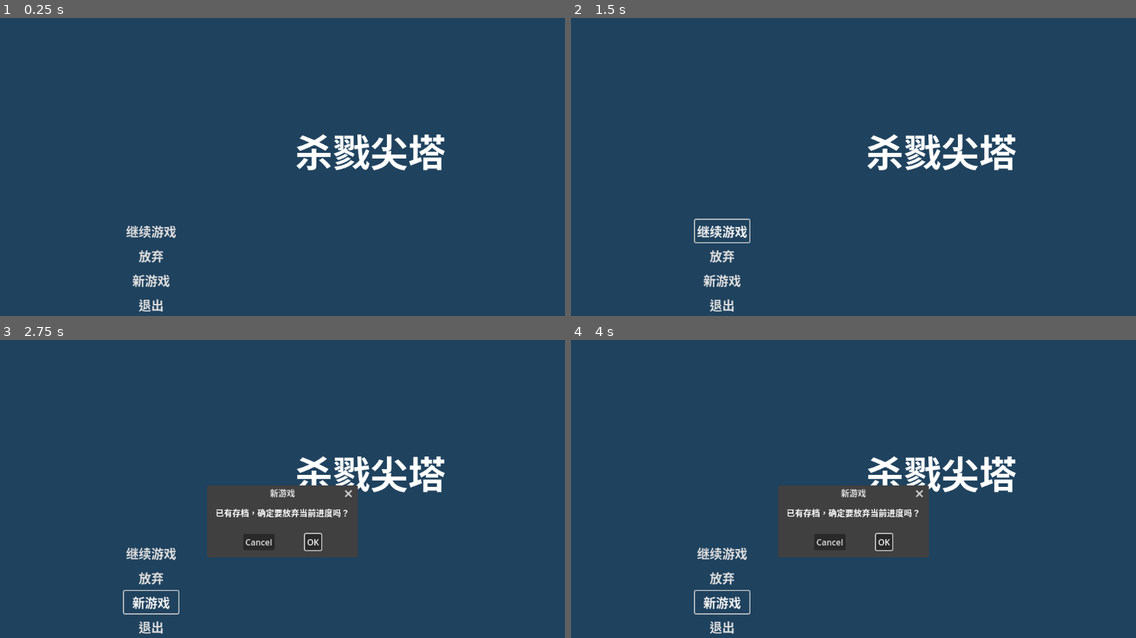
Above: before the commit, frames 1-4 (two rows, left to right).
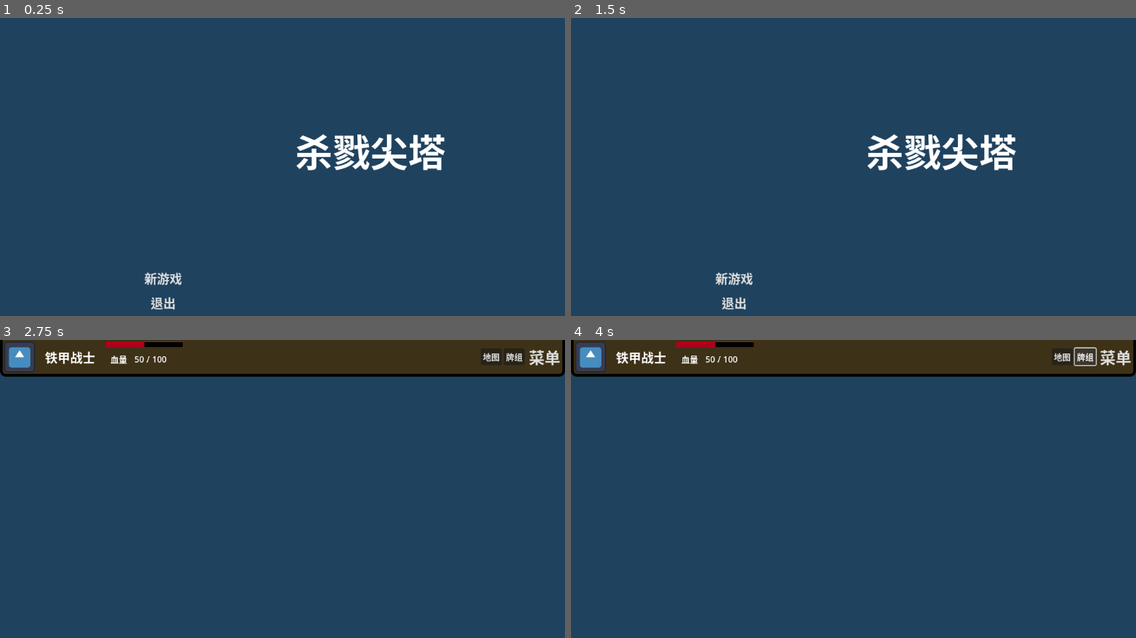
Above: after the commit, the same moments.

Repository: ColorSong97/Slay-the-Spire-1
Game: Godot game, scene res://Scene/main_menu.tscn
Same seed, same stepped clock (60 frames per second), same inputs: the game is played once before the commit and once after it. The engine's default icon, where the game draws it, is replaced by a stand-in: a white triangle on a blue panel in a dark square.
Inputs (mouse positions are in pixels of both pictures, inside the frame that each line leads up to):
- Up to frame 1 (0.25 s): no input
- Up to frame 2 (1.5 s): click (723, 229) at 0.5 s, where only the run before the commit has a clickable "继续游戏"; click (853, 220) at 1.25 s, where only the run before the commit has a clickable "OK"
- Up to frame 3 (2.75 s): click "新游戏" at 2 s
- Up to frame 4 (4 s): click (1062, 357) at 2.75 s, where only the run after the commit has a clickable "地图"; click (1085, 357) at 3.5 s, where only the run after the commit has a clickable "牌组"

The runs differ from the first frame. In frame 1, 0.8% of the frame differs, in the area x 22-33%, y 69-99%; in frame 2, 1.0%; in frame 3, 21%, in the area x 0-100%, y 0-99%; in frame 4, 21%.

Commit message:
日更新
时间：20260411午间

描述：
完成了从首页到游戏界面的跳转、主页的按钮交互逻辑。
基本完成了顶部菜单栏的交互，使用了信号作为输出端口。

正在：
1、正在编写gamedata类，包括mapData和CardResource。其中CardResource不明白怎么写。

缺少：
1、（问题不大）专门的提示弹窗
2、战斗系统，尤其是各种时点的触发。我想到用信号来关联buff、遗物、卡牌。
3、药水栏

Diff:
--- /dev/null
+++ b/杀戮尖塔尝试1/Scene/deck_scene.tscn
@@ -0,0 +1,3 @@
+[gd_scene format=3 uid="uid://4o31notwqh7i"]
+
+[node name="DeckScene" type="Node2D"]
--- /dev/null
+++ b/杀戮尖塔尝试1/Scene/game.gd
@@ -0,0 +1 @@
+extends Node
--- a/杀戮尖塔尝试1/Scene/game.tscn
+++ b/杀戮尖塔尝试1/Scene/game.tscn
@@ -1,9 +1,11 @@
-[gd_scene load_steps=3 format=3 uid="uid://b1oyasy63mgp2"]
+[gd_scene load_steps=4 format=3 uid="uid://b1oyasy63mgp2"]
 
 [ext_resource type="Script" path="res://Script/save_manager.gd" id="1_f0gbk"]
-[ext_resource type="Script" path="res://Scene/save_test_node.gd" id="2_ujx3i"]
+[ext_resource type="Script" path="res://Scene/game.gd" id="1_wlxme"]
+[ext_resource type="Script" path="res://Scene/test nodes/save_test_node.gd" id="2_ujx3i"]
 
 [node name="Game" type="Node"]
+script = ExtResource("1_wlxme")
 
 [node name="SaveManager" type="Node" parent="."]
 unique_name_in_owner = true
@@ -11,3 +13,4 @@
 
 [node name="SaveTestNode" type="Node" parent="."]
 script = ExtResource("2_ujx3i")
+available = false
--- a/杀戮尖塔尝试1/Scene/in_game_scene.tscn
+++ b/杀戮尖塔尝试1/Scene/in_game_scene.tscn
@@ -1,32 +1,6 @@
-[gd_scene load_steps=5 format=3 uid="uid://cymegrm2hc66y"]
+[gd_scene load_steps=2 format=3 uid="uid://cymegrm2hc66y"]
 
-[ext_resource type="Texture2D" uid="uid://dghmx6f2sennt" path="res://icon.svg" id="1_s05xt"]
-
-[sub_resource type="StyleBoxFlat" id="StyleBoxFlat_34a7a"]
-bg_color = Color(0.239216, 0.192157, 0.0901961, 1)
-border_width_left = 5
-border_width_right = 5
-border_width_bottom = 5
-border_color = Color(0, 0, 0, 1)
-corner_radius_bottom_right = 10
-corner_radius_bottom_left = 10
-
-[sub_resource type="StyleBoxFlat" id="StyleBoxFlat_2ji14"]
-bg_color = Color(0, 0, 0, 1)
-border_width_left = 1
-border_width_top = 1
-border_width_right = 1
-border_width_bottom = 1
-border_color = Color(0.532607, 0.197412, 0, 1)
-corner_radius_top_left = 3
-corner_radius_top_right = 3
-corner_radius_bottom_right = 3
-corner_radius_bottom_left = 3
-
-[sub_resource type="StyleBoxFlat" id="StyleBoxFlat_u3ixl"]
-bg_color = Color(0.68286, 0, 0.102713, 1)
-corner_radius_top_left = 3
-corner_radius_bottom_left = 3
+[ext_resource type="PackedScene" uid="uid://cadyfw4lttomr" path="res://Scene/statue_board.tscn" id="1_e7g82"]
 
 [node name="InGameScene" type="Node2D"]
 
@@ -37,110 +11,4 @@
 offset_bottom = 720.0
 color = Color(0.120787, 0.256975, 0.368695, 1)
 
-[node name="StatueBoard" type="PanelContainer" parent="."]
-offset_right = 1080.0
-offset_bottom = 70.0
-theme_override_styles/panel = SubResource("StyleBoxFlat_34a7a")
-
-[node name="VBoxContainer" type="HBoxContainer" parent="StatueBoard"]
-layout_mode = 2
-
-[node name="MarginContainer2" type="MarginContainer" parent="StatueBoard/VBoxContainer"]
-layout_mode = 2
-
-[node name="HBoxContainer" type="HBoxContainer" parent="StatueBoard/VBoxContainer/MarginContainer2"]
-layout_mode = 2
-
-[node name="MarginContainer" type="MarginContainer" parent="StatueBoard/VBoxContainer/MarginContainer2/HBoxContainer"]
-layout_mode = 2
-theme_override_constants/margin_left = 3
-theme_override_constants/margin_top = 3
-theme_override_constants/margin_right = 3
-theme_override_constants/margin_bottom = 3
-
-[node name="CharacterIcon" type="TextureRect" parent="StatueBoard/VBoxContainer/MarginContainer2/HBoxContainer/MarginContainer"]
-layout_mode = 2
-texture = ExtResource("1_s05xt")
-expand_mode = 2
-
-[node name="MarginContainer2" type="MarginContainer" parent="StatueBoard/VBoxContainer/MarginContainer2/HBoxContainer"]
-layout_mode = 2
-
-[node name="CenterContainer" type="CenterContainer" parent="StatueBoard/VBoxContainer/MarginContainer2/HBoxContainer/MarginContainer2"]
-custom_minimum_size = Vector2(120, 0)
-layout_mode = 2
-
-[node name="Label" type="Label" parent="StatueBoard/VBoxContainer/MarginContainer2/HBoxContainer/MarginContainer2/CenterContainer"]
-layout_mode = 2
-theme_override_font_sizes/font_size = 24
-text = "铁甲战士"
-
-[node name="MarginContainer3" type="MarginContainer" parent="StatueBoard/VBoxContainer/MarginContainer2/HBoxContainer"]
-layout_mode = 2
-
-[node name="VBoxContainer" type="VBoxContainer" parent="StatueBoard/VBoxContainer/MarginContainer2/HBoxContainer/MarginContainer3"]
-layout_mode = 2
-
-[node name="MarginContainer2" type="MarginContainer" parent="StatueBoard/VBoxContainer/MarginContainer2/HBoxContainer/MarginContainer3/VBoxContainer"]
-layout_mode = 2
-theme_override_constants/margin_left = 3
-theme_override_constants/margin_top = 3
-theme_override_constants/margin_right = 3
-theme_override_constants/margin_bottom = 3
-
-[node name="ProgressBar" type="ProgressBar" parent="StatueBoard/VBoxContainer/MarginContainer2/HBoxContainer/MarginContainer3/VBoxContainer/MarginContainer2"]
-custom_minimum_size = Vector2(150, 12)
-layout_mode = 2
-theme_override_styles/background = SubResource("StyleBoxFlat_2ji14")
-theme_override_styles/fill = SubResource("StyleBoxFlat_u3ixl")
-step = 1.0
-value = 50.0
-rounded = true
-show_percentage = false
-
-[node name="MarginContainer" type="MarginContainer" parent="StatueBoard/VBoxContainer/MarginContainer2/HBoxContainer/MarginContainer3/VBoxContainer"]
-layout_mode = 2
-theme_override_constants/margin_left = 3
-theme_override_constants/margin_top = 3
-theme_override_constants/margin_right = 3
-theme_override_constants/margin_bottom = 3
-
-[node name="HBoxContainer" type="HBoxContainer" parent="StatueBoard/VBoxContainer/MarginContainer2/HBoxContainer/MarginContainer3/VBoxContainer/MarginContainer"]
-layout_mode = 2
-
-[node name="MarginContainer" type="MarginContainer" parent="StatueBoard/VBoxContainer/MarginContainer2/HBoxContainer/MarginContainer3/VBoxContainer/MarginContainer/HBoxContainer"]
-layout_mode = 2
-theme_override_constants/margin_left = 10
-theme_override_constants/margin_right = 5
-
-[node name="Label" type="Label" parent="StatueBoard/VBoxContainer/MarginContainer2/HBoxContainer/MarginContainer3/VBoxContainer/MarginContainer/HBoxContainer/MarginContainer"]
-layout_mode = 2
-text = "血量"
-
-[node name="MarginContainer2" type="MarginContainer" parent="StatueBoard/VBoxContainer/MarginContainer2/HBoxContainer/MarginContainer3/VBoxContainer/MarginContainer/HBoxContainer"]
-layout_mode = 2
-theme_override_constants/margin_left = 5
-
-[node name="HBoxContainer" type="HBoxContainer" parent="StatueBoard/VBoxContainer/MarginContainer2/HBoxContainer/MarginContainer3/VBoxContainer/MarginContainer/HBoxContainer/MarginContainer2"]
-layout_mode = 2
-
-[node name="Label" type="Label" parent="StatueBoard/VBoxContainer/MarginContainer2/HBoxContainer/MarginContainer3/VBoxContainer/MarginContainer/HBoxContainer/MarginContainer2/HBoxContainer"]
-layout_mode = 2
-text = "50"
-
-[node name="Label2" type="Label" parent="StatueBoard/VBoxContainer/MarginContainer2/HBoxContainer/MarginContainer3/VBoxContainer/MarginContainer/HBoxContainer/MarginContainer2/HBoxContainer"]
-layout_mode = 2
-text = "/"
-
-[node name="Label3" type="Label" parent="StatueBoard/VBoxContainer/MarginContainer2/HBoxContainer/MarginContainer3/VBoxContainer/MarginContainer/HBoxContainer/MarginContainer2/HBoxContainer"]
-layout_mode = 2
-text = "100"
-
-[node name="MarginContainer" type="MarginContainer" parent="StatueBoard/VBoxContainer"]
-layout_mode = 2
-
-[node name="MenuButton" type="Button" parent="StatueBoard/VBoxContainer/MarginContainer"]
-layout_mode = 2
-theme_override_font_sizes/font_size = 30
-text = "菜单"
-flat = true
+[node name="StatueBoard" parent="." instance=ExtResource("1_e7g82")]
--- a/杀戮尖塔尝试1/Scene/main_menu.gd
+++ b/杀戮尖塔尝试1/Scene/main_menu.gd
@@ -5,24 +5,31 @@
 @onready var newgame_button: Button = $Buttons/VBoxContainer/NewgameButton
 @onready var exit_button: Button = $Buttons/VBoxContainer/ExitButton
 
-@onready var save_manager: Node = %SaveManager
+@onready var save_manager: Node
 
 
 
 func _ready() -> void:
 	save_manager = get_node("/root/Game/SaveManager")
 	await save_manager.ready
+	update_visible()
+	pass
+
+func _process(delta: float) -> void:
+	update_visible()
+
+func update_visible() -> void:
 	continue_button.visible = save_manager.has_save_file()
 	giveup_button.visible = save_manager.has_save_file()
-	pass
+
 
 
 #region Button Signals
 
 func _on_continue_button_pressed() -> void:
-	if save_manager.load_game():
+	if save_manager.load_game() == 0:
 		# 加载成功后切换到游戏场景，游戏场景会从 SaveManager.game_data 恢复状态
-		get_tree().change_scene_to_file("res://scenes/in_game_scene.tscn")
+		get_tree().change_scene_to_file("res://Scene/in_game_scene.tscn")
 	else:
 		# 加载失败提示
 		var err_dialog = AcceptDialog.new()
@@ -66,7 +73,7 @@
 	# 重置全局游戏数据（例如通过 Autoload 的 GameState）
 	#GameState.reset_to_default()       # 稍后实现
 	# 切换到游戏场景
-	get_tree().change_scene_to_file("res://scenes/in_game_scene.tscn")
+	get_tree().change_scene_to_file("res://Scene/in_game_scene.tscn")
 
 
 func _on_exit_button_pressed() -> void:
--- a/杀戮尖塔尝试1/Scene/main_menu.tscn
+++ b/杀戮尖塔尝试1/Scene/main_menu.tscn
@@ -23,11 +23,17 @@
 text = "杀戮尖塔"
 
 [node name="Buttons" type="Node2D" parent="."]
-position = Vector2(237, 386)
+position = Vector2(237, 566)
 
 [node name="VBoxContainer" type="VBoxContainer" parent="Buttons"]
-offset_right = 40.0
-offset_bottom = 40.0
+custom_minimum_size = Vector2(150, 180)
+anchors_preset = 2
+anchor_top = 1.0
+anchor_bottom = 1.0
+offset_top = -180.0
+offset_right = 150.0
+grow_vertical = 0
+alignment = 2
 
 [node name="ContinueButton" type="Button" parent="Buttons/VBoxContainer"]
 layout_mode = 2
--- /dev/null
+++ b/杀戮尖塔尝试1/Scene/map_scene.tscn
@@ -0,0 +1,3 @@
+[gd_scene format=3 uid="uid://b66p2t64nxf2g"]
+
+[node name="MapScene" type="Node2D"]
--- /dev/null
+++ b/杀戮尖塔尝试1/Scene/statue_board.gd
@@ -0,0 +1,59 @@
+extends PanelContainer
+class_name StatueBoard
+
+signal pause_start
+signal check_map_pressed
+signal check_deck_pressed
+
+signal potion_1_selected
+signal potion_2_selected
+signal potion_3_selected
+
+
+@onready var character_icon: TextureRect = $VBoxContainer/MarginContainer2/HBoxContainer/MarginContainer/CharacterIcon
+@onready var character_name: Label = $VBoxContainer/MarginContainer2/HBoxContainer/MarginContainer2/CenterContainer/CharacterName
+@onready var hp_bar: ProgressBar = $VBoxContainer/MarginContainer2/HBoxContainer/MarginContainer3/VBoxContainer/MarginContainer2/HpBar
+@onready var current_hp: Label = $VBoxContainer/MarginContainer2/HBoxContainer/MarginContainer3/VBoxContainer/MarginContainer/HBoxContainer/MarginContainer2/HBoxContainer/CurrentHp
+@onready var max_hp: Label = $VBoxContainer/MarginContainer2/HBoxContainer/MarginContainer3/VBoxContainer/MarginContainer/HBoxContainer/MarginContainer2/HBoxContainer/MaxHp
+
+
+func _on_menu_button_pressed() -> void:
+	print_debug ("[StatueBoard] menu button pressed")
+	pause_start.emit()
+
+
+func _on_current_hp_changed(new_hp: int) -> void:
+	if current_hp:
+		current_hp.text = String.num(new_hp)
+		print_debug("[StatueBoard] current hp changed to ", new_hp)
+	else:
+		push_error("[StatueBoard] CurrentHp Node not found")
+
+
+func _on_max_hp_changed(new_hp: int) -> void:
+	if max_hp:
+		max_hp.text = String.num(new_hp)
+		print_debug("[StatueBoard] max hp changed to ", new_hp)
+	else:
+		push_error("[StatueBoard] MaxHp Node not found")
+
+
+func _change_character_icon(path: String) -> void:
+	if ResourceLoader.exists(path):
+		var texture = load(path) as Texture2D
+		if texture:
+			character_icon.texture = texture
+			print_debug("[StatueBoard] 人物头像已加载")
+		else:
+			push_error("[StatueBoard] 无法加载纹理: ", path)
+	else:
+		# 也可以直接传入 Texture2D 对象，不判断路径
+		push_error("[StatueBoard] 资源路径不存在: ", path)
+
+
+func _change_character_name(name: String) -> void:
+	if character_name:
+		character_name.text = name
+		print_debug("[StatueBoard] 人物名称已加载")
+	else:
+		push_error("character_name 节点未找到")
--- /dev/null
+++ b/杀戮尖塔尝试1/Scene/statue_board.tscn
@@ -0,0 +1,168 @@
+[gd_scene load_steps=6 format=3 uid="uid://cadyfw4lttomr"]
+
+[ext_resource type="Texture2D" uid="uid://dghmx6f2sennt" path="res://icon.svg" id="1_kcu1y"]
+[ext_resource type="Script" path="res://Scene/statue_board.gd" id="1_lpcqb"]
+
+[sub_resource type="StyleBoxFlat" id="StyleBoxFlat_34a7a"]
+bg_color = Color(0.239216, 0.192157, 0.0901961, 1)
+border_width_left = 5
+border_width_right = 5
+border_width_bottom = 5
+border_color = Color(0, 0, 0, 1)
+corner_radius_bottom_right = 10
+corner_radius_bottom_left = 10
+
+[sub_resource type="StyleBoxFlat" id="StyleBoxFlat_2ji14"]
+bg_color = Color(0, 0, 0, 1)
+border_width_left = 1
+border_width_top = 1
+border_width_right = 1
+border_width_bottom = 1
+border_color = Color(0.532607, 0.197412, 0, 1)
+corner_radius_top_left = 3
+corner_radius_top_right = 3
+corner_radius_bottom_right = 3
+corner_radius_bottom_left = 3
+
+[sub_resource type="StyleBoxFlat" id="StyleBoxFlat_u3ixl"]
+bg_color = Color(0.68286, 0, 0.102713, 1)
+corner_radius_top_left = 3
+corner_radius_bottom_left = 3
+
+[node name="StatueBoard" type="PanelContainer"]
+offset_right = 1080.0
+offset_bottom = 70.0
+theme_override_styles/panel = SubResource("StyleBoxFlat_34a7a")
+script = ExtResource("1_lpcqb")
+
+[node name="VBoxContainer" type="HBoxContainer" parent="."]
+layout_mode = 2
+
+[node name="MarginContainer2" type="MarginContainer" parent="VBoxContainer"]
+layout_mode = 2
+
+[node name="HBoxContainer" type="HBoxContainer" parent="VBoxContainer/MarginContainer2"]
+layout_mode = 2
+
+[node name="MarginContainer" type="MarginContainer" parent="VBoxContainer/MarginContainer2/HBoxContainer"]
+layout_mode = 2
+theme_override_constants/margin_left = 3
+theme_override_constants/margin_top = 3
+theme_override_constants/margin_right = 3
+theme_override_constants/margin_bottom = 3
+
+[node name="CharacterIcon" type="TextureRect" parent="VBoxContainer/MarginContainer2/HBoxContainer/MarginContainer"]
+layout_mode = 2
+texture = ExtResource("1_kcu1y")
+expand_mode = 2
+
+[node name="MarginContainer2" type="MarginContainer" parent="VBoxContainer/MarginContainer2/HBoxContainer"]
+layout_mode = 2
+
+[node name="CenterContainer" type="CenterContainer" parent="VBoxContainer/MarginContainer2/HBoxContainer/MarginContainer2"]
+custom_minimum_size = Vector2(120, 0)
+layout_mode = 2
+
+[node name="CharacterName" type="Label" parent="VBoxContainer/MarginContainer2/HBoxContainer/MarginContainer2/CenterContainer"]
+layout_mode = 2
+theme_override_font_sizes/font_size = 24
+text = "铁甲战士"
+
+[node name="MarginContainer3" type="MarginContainer" parent="VBoxContainer/MarginContainer2/HBoxContainer"]
+layout_mode = 2
+
+[node name="VBoxContainer" type="VBoxContainer" parent="VBoxContainer/MarginContainer2/HBoxContainer/MarginContainer3"]
+layout_mode = 2
+
+[node name="MarginContainer2" type="MarginContainer" parent="VBoxContainer/MarginContainer2/HBoxContainer/MarginContainer3/VBoxContainer"]
+layout_mode = 2
+theme_override_constants/margin_left = 3
+theme_override_constants/margin_top = 3
+theme_override_constants/margin_right = 3
+theme_override_constants/margin_bottom = 3
+
+[node name="HpBar" type="ProgressBar" parent="VBoxContainer/MarginContainer2/HBoxContainer/MarginContainer3/VBoxContainer/MarginContainer2"]
+custom_minimum_size = Vector2(150, 12)
+layout_mode = 2
+theme_override_styles/background = SubResource("StyleBoxFlat_2ji14")
+theme_override_styles/fill = SubResource("StyleBoxFlat_u3ixl")
+step = 1.0
+value = 50.0
+rounded = true
+show_percentage = false
+
+[node name="MarginContainer" type="MarginContainer" parent="VBoxContainer/MarginContainer2/HBoxContainer/MarginContainer3/VBoxContainer"]
+layout_mode = 2
+theme_override_constants/margin_left = 3
+theme_override_constants/margin_top = 3
+theme_override_constants/margin_right = 3
+theme_override_constants/margin_bottom = 3
+
+[node name="HBoxContainer" type="HBoxContainer" parent="VBoxContainer/MarginContainer2/HBoxContainer/MarginContainer3/VBoxContainer/MarginContainer"]
+layout_mode = 2
+
+[node name="MarginContainer" type="MarginContainer" parent="VBoxContainer/MarginContainer2/HBoxContainer/MarginContainer3/VBoxContainer/MarginContainer/HBoxContainer"]
+layout_mode = 2
+theme_override_constants/margin_left = 10
+theme_override_constants/margin_right = 5
+
+[node name="Label" type="Label" parent="VBoxContainer/MarginContainer2/HBoxContainer/MarginContainer3/VBoxContainer/MarginContainer/HBoxContainer/MarginContainer"]
+layout_mode = 2
+text = "血量"
+
+[node name="MarginContainer2" type="MarginContainer" parent="VBoxContainer/MarginContainer2/HBoxContainer/MarginContainer3/VBoxContainer/MarginContainer/HBoxContainer"]
+layout_mode = 2
+theme_override_constants/margin_left = 5
+
+[node name="HBoxContainer" type="HBoxContainer" parent="VBoxContainer/MarginContainer2/HBoxContainer/MarginContainer3/VBoxContainer/MarginContainer/HBoxContainer/MarginContainer2"]
+layout_mode = 2
+
+[node name="CurrentHp" type="Label" parent="VBoxContainer/MarginContainer2/HBoxContainer/MarginContainer3/VBoxContainer/MarginContainer/HBoxContainer/MarginContainer2/HBoxContainer"]
+layout_mode = 2
+text = "50"
+
+[node name="Label" type="Label" parent="VBoxContainer/MarginContainer2/HBoxContainer/MarginContainer3/VBoxContainer/MarginContainer/HBoxContainer/MarginContainer2/HBoxContainer"]
+layout_mode = 2
+text = "/"
+
+[node name="MaxHp" type="Label" parent="VBoxContainer/MarginContainer2/HBoxContainer/MarginContainer3/VBoxContainer/MarginContainer/HBoxContainer/MarginContainer2/HBoxContainer"]
+layout_mode = 2
+text = "100"
+
+[node name="MarginContainer3" type="MarginContainer" parent="VBoxContainer"]
+layout_mode = 2
+
+[node name="MarginContainer" type="HBoxContainer" parent="VBoxContainer"]
+layout_mode = 2
+size_flags_horizontal = 10
+
+[node name="CheckMap" type="CenterContainer" parent="VBoxContainer/MarginContainer"]
+layout_mode = 2
+
+[node name="ColorRect" type="ColorRect" parent="VBoxContainer/MarginContainer/CheckMap"]
+layout_mode = 2
+
+[node name="CheckMapButton" type="Button" parent="VBoxContainer/MarginContainer/CheckMap"]
+layout_mode = 2
+text = "地图"
+
+[node name="CheckDeck" type="CenterContainer" parent="VBoxContainer/MarginContainer"]
+layout_mode = 2
+
+[node name="ColorRect" type="ColorRect" parent="VBoxContainer/MarginContainer/CheckDeck"]
+layout_mode = 2
+
+[node name="CheckDeckButton" type="Button" parent="VBoxContainer/MarginContainer/CheckDeck"]
+layout_mode = 2
+text = "牌组"
+
+[node name="MarginContainer" type="MarginContainer" parent="VBoxContainer/MarginContainer"]
+layout_mode = 2
+
+[node name="MenuButton" type="Button" parent="VBoxContainer/MarginContainer/MarginContainer"]
+layout_mode = 2
+theme_override_font_sizes/font_size = 30
+text = "菜单"
+flat = true
+
+[connection signal="pressed" from="VBoxContainer/MarginContainer/MarginContainer/MenuButton" to="." method="_on_menu_button_pressed"]
--- a/杀戮尖塔尝试1/Scene/save_test_node.gd
+++ b/杀戮尖塔尝试1/Scene/test nodes/save_test_node.gd
@@ -1,4 +1,6 @@
 extends Node
+
+@export var available: bool = true
 
 func _ready() -> void:
 	%SaveManager.game_save.connect(_on_game_save)
@@ -6,6 +8,9 @@
 	pass
 
 func _on_game_save(data: Dictionary) -> void:
+	if !available:
+		return
+
 	data["player"] = {
 		"health": 100,
 		"gold": 3
@@ -13,11 +18,17 @@
 	pass
 
 func _on_game_load(data: Dictionary) -> void:
+	if !available:
+		return
+
 	if data.has("player"):
 		print (data["player"])
 	pass
 
 func _input(event: InputEvent) -> void:
+	if !available:
+		return
+
 	if event is InputEventKey:
 		if Input.is_action_just_pressed("ui_up"):
 			%SaveManager.save_game()
--- /dev/null
+++ b/杀戮尖塔尝试1/Script/resources/card_resource.gd
@@ -0,0 +1,2 @@
+extends Resource
+class_name CardResource
--- /dev/null
+++ b/杀戮尖塔尝试1/Script/resources/game_data_resource.gd
@@ -0,0 +1,133 @@
+# game_data_resource.gd
+extends Resource
+class_name GameDataResource
+
+
+#region  内部数据
+
+var _health: int = 80
+var _max_health: int = 80
+var _gold: int = 0
+var _deck: Array[CardResource] = []
+var _current_room_id: String = ""
+var _map_data: MapData = null
+
+#endregion
+
+#region  信号
+
+signal health_changed(new_value: int)
+signal max_health_changed(new_value: int)
+signal gold_changed(new_value: int)
+signal deck_changed()
+signal map_changed()
+
+#endregion
+
+#region 公共接口
+
+func reset_to_default() -> void:
+	_health = 80
+	_max_health = 80
+	_gold = 0
+	_deck.clear()
+	_current_room_id = ""
+	_map_data = null
+	# 可选：添加初始卡牌
+	# _deck.append(load("res://cards/strike.tres"))
+
+#endregion
+
+func get_health() -> int:
+	return _health
+
+func set_health(value: int) -> void:
+	_health = clamp(value, 0, _max_health)
+	health_changed.emit(_health)
+
+
+func get_max_health() -> int:
+	return _max_health
+
+func set_max_health(value: int) -> void:
+	if _health > value:
+		set_health(value)
+
+	_max_health = max(1, value)
+	max_health_changed.emit()
+
+
+func get_gold() -> int:
+	return _gold
+
+func set_gold(value: int) -> void:
+	_gold = max(0, value)
+	gold_changed.emit(_gold)
+
+
+func get_deck() -> Array[CardResource]:
+	return _deck.duplicate()   # 返回副本，防止外部修改
+
+func add_card(card: CardResource) -> void:
+	_deck.append(card)
+	deck_changed.emit()
+
+func remove_card(card: CardResource) -> void:
+	var idx = _deck.find(card)
+	if idx != -1:
+		_deck.remove_at(idx)
+		deck_changed.emit()
+
+
+func get_current_room_id() -> String:
+	return _current_room_id
+
+func set_current_room_id(room_id: String) -> void:
+	_current_room_id = room_id
+
+func get_map_data() -> MapData:
+	return _map_data
+
+func update_map_data(new_map: MapData) -> void:
+	_map_data = new_map
+	map_changed.emit()
+
+
+#region 序列化（供 SaveManager 调用）
+
+func serialize() -> Dictionary:
+	return {
+		"health": _health,
+		"max_health": _max_health,
+		"gold": _gold,
+		"deck": _deck.map(func(c): return c.resource_path),   # 存卡牌路径
+		"current_room_id": _current_room_id,
+		# map_data 的序列化需要实现 MapData.serialize()
+		"map_data": _map_data.serialize() if _map_data else {}
+	}
+
+func deserialize(data: Dictionary) -> void:
+	_health = data.get("health", 80)
+	_max_health = data.get("max_health", 80)
+	_gold = data.get("gold", 0)
+	# 从路径重新加载卡牌
+	_deck.clear()
+	for path in data.get("deck", []):
+		var card = load(path)
+		if card:
+			_deck.append(card)
+	_current_room_id = data.get("current_room_id", "")
+	# 反序列化 map_data
+	var map_dict = data.get("map_data", {})
+	if map_dict:
+		_map_data = MapData.new()
+		_map_data.deserialize(map_dict)
+	else:
+		_map_data = null
+	# 发出信号，通知 UI 刷新
+	health_changed.emit(_health)
+	gold_changed.emit(_gold)
+	deck_changed.emit()
+	map_changed.emit()
+
+#endregion
--- /dev/null
+++ b/杀戮尖塔尝试1/Script/resources/map_data.gd
@@ -0,0 +1,2 @@
+extends Resource
+class_name MapData
--- a/杀戮尖塔尝试1/savegame1.json
+++ /dev/null
@@ -1,6 +0,0 @@
-{
-	"player": {
-		"gold": 3,
-		"health": 100
-	}
-}
Not shown, added: 日志/20260410.md
